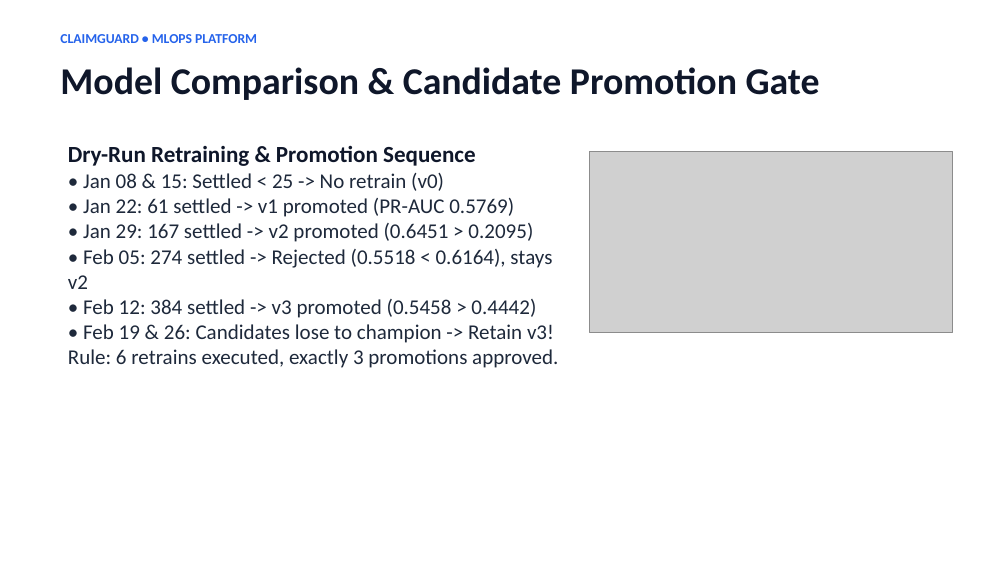
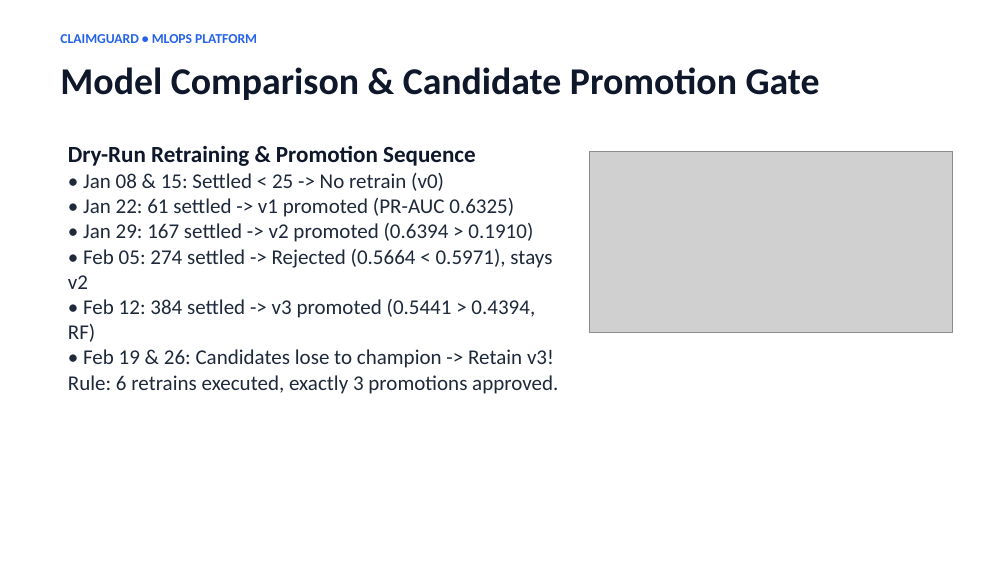
Before and after one commit to Gauravi06/ClaimGuard, a slide deck: slide 7 of ClaimGuard.pptx. Drawn at 1008x567 pixels with LibreOffice and Linux fonts; fonts in the diff are those of the drawing; grey boxes stand for pictures. Boxes give left, top, right and bottom in pixels: in the first picture for what was removed or moved away, otherwise in the second. Text is boxed around its words. In the diff, an @@ line names an element or a change of style, - is before the commit and + after.

```diff
--- a/ClaimGuard.pptx
+++ b/ClaimGuard.pptx
@@ text at (x1=68, y1=198, x2=552, y2=342): text changed @@
-• Jan 22: 61 settled -> v1 promoted (PR-AUC 0.5769)
-• Jan 29: 167 settled -> v2 promoted (0.6451 > 0.2095)
-• Feb 05: 274 settled -> Rejected (0.5518 < 0.6164), stays v2
-• Feb 12: 384 settled -> v3 promoted (0.5458 > 0.4442)
+• Jan 22: 61 settled -> v1 promoted (PR-AUC 0.6325)
+• Jan 29: 167 settled -> v2 promoted (0.6394 > 0.1910)
+• Feb 05: 274 settled -> Rejected (0.5664 < 0.5971), stays v2
+• Feb 12: 384 settled -> v3 promoted (0.5441 > 0.4394, RF)
```
Also in this commit, not shown: 4 other slides changed, 1 other file.
